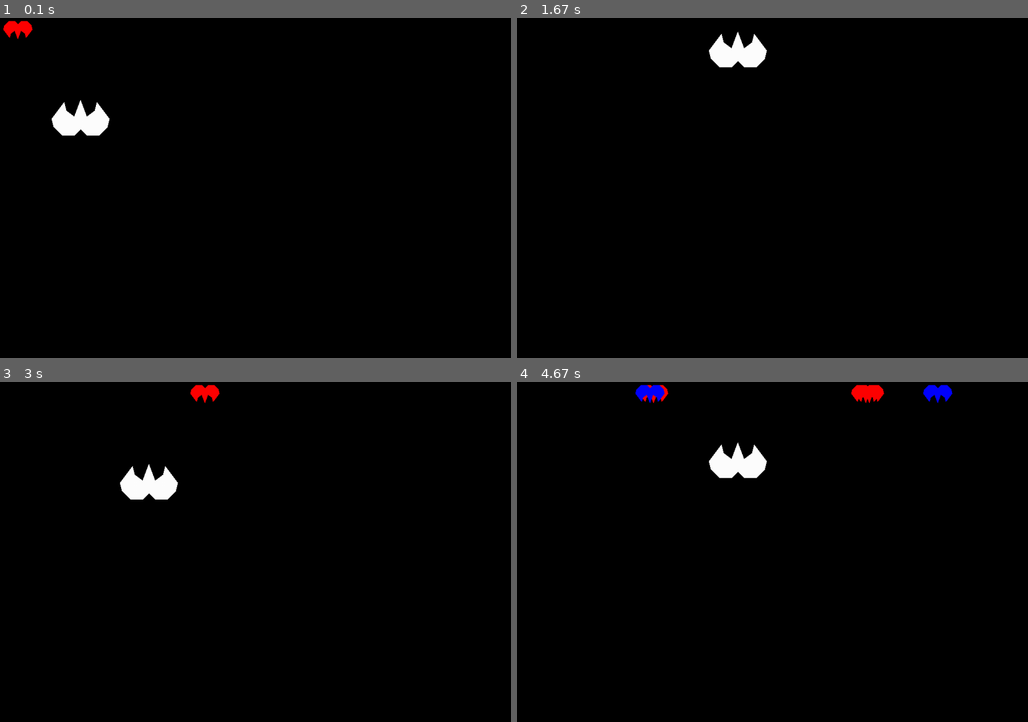
Above: before the commit, frames 1-4 (two rows, left to right).
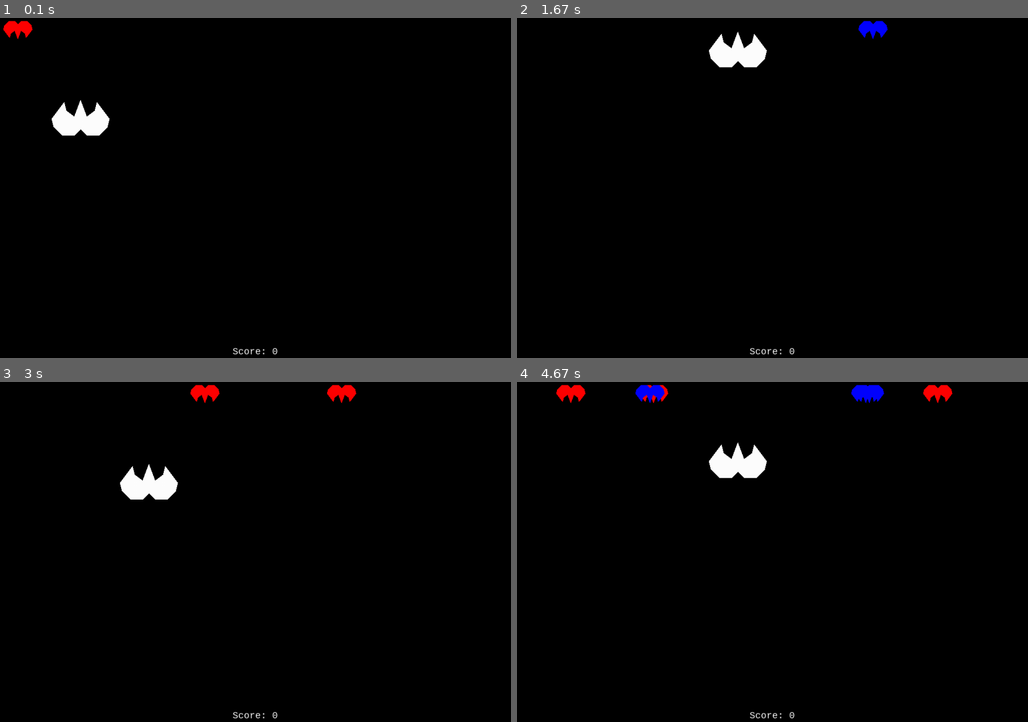
Above: after the commit, the same moments.

Repository: kekVector/TryPygameGame
Game: pygame game, started from main.py
Same seed, same stepped clock (60 frames per second), same inputs: the game is played once before the commit and once after it.
Inputs (mouse positions are in pixels of both pictures, inside the frame that each line leads up to):
- Up to frame 1 (0.1 s): no input
- Up to frame 2 (1.67 s): click (772, 222) at 0.38 s; hold D 0.67-1.13 s; hold W 1.17-1.47 s; hold D from 1.5 s (still down)
- Up to frame 3 (3 s): release D at 1.97 s; hold A 2-2.53 s; hold S 2.57-2.87 s; hold A from 2.9 s (still down)
- Up to frame 4 (4.67 s): release A at 3.3 s; hold W 3.33-3.7 s; hold D 3.73-4.37 s; hold S from 4.4 s (still down)

The runs differ from the first frame. In frame 1, less than 0.1% of the frame differs, in the area x 45-55%, y 96-99%; in frame 2, 0.3%; in frame 3, 0.3%; in frame 4, 0.8%, in the area x 7-86%, y 0-99%.

Commit message:
rebuild def is_shooted()

Diff:
--- a/classes.py
+++ b/classes.py
@@ -1,13 +1,11 @@
 import pygame
-import settings
+from settings import *
 import random
 from func import sides_coord
-frame_size_x = settings.frame_size_x
-frame_size_y = settings.frame_size_y
 
 
 class Plain:
-    def __init__(self, list_coord, game_window, speed=7, swap=False, color=settings.RED):
+    def __init__(self, list_coord, game_window, speed=7, swap=False, color=RED):
         self.coord = []
         self.game_window = game_window
         self.speed = speed
@@ -37,11 +35,11 @@
                 for coord in self.coord:
                     coord[0] -= self.speed
         elif button == 's':
-            if self.coord[self.min_y_index][1] + self.speed < settings.frame_size_y:
+            if self.coord[self.min_y_index][1] + self.speed < frame_size_y:
                 for coord in self.coord:
                     coord[1] += self.speed
         elif button == 'd':
-            if self.coord[self.max_x_index][0] + self.speed < settings.frame_size_x:
+            if self.coord[self.max_x_index][0] + self.speed < frame_size_x:
                 for coord in self.coord:
                     coord[0] += self.speed
 
@@ -84,7 +82,7 @@
     def draw(self):
         for count, elem in enumerate(self.bullet_list):
             pygame.draw.line(self.game_window, self.color_list[count] if self.color_list[count] != 'random' else
-                             random.choice([settings.RED, settings.GREEN, settings.BLUE]), elem,
+                             random.choice([RED, GREEN, BLUE]), elem,
                              [elem[0], (elem[1] + self.direction*(-15))], 3)
             elem[1] -= 15*self.direction
             if elem[1] <= 0:
--- a/func.py
+++ b/func.py
@@ -1,5 +1,8 @@
 import pygame
 from settings import frame_size_x, frame_size_y
+from shapely.geometry import Point
+from shapely.geometry.polygon import Polygon
+
 
 def sides_coord(list_coord):
     max_y = [list_coord[0][1], 0]
@@ -23,17 +26,24 @@
     return max_x[1], min_x[1], max_y[1], min_y[1]
 
 
-def is_shooted(left, right, up, down, bull):
+def is_shooted(plain_coord, bullets):
     index = []
-    if len(bull) != 0:
-        for count, elem in enumerate(bull):
-            if elem[0] <= right and elem[0] >= left:
-                if elem[1] >= up  and elem[1] <= down:
-                    index.append(count)
-                if elem not in index:
-                    if elem[1]+15 >= up and elem[1]+15 <= down:
-                        index.append(count)
+    polygon = Polygon(plain_coord)
+    if len(bullets) != 0:
+        for count, elem in enumerate(bullets):
+            if polygon.contains(Point(elem)) or polygon.contains(Point((elem[0], elem[1]-15))):
+                index.append(count)
     return index
+    # index = []
+    # if len(bull) != 0:
+    #     for count, elem in enumerate(bull):
+    #         if elem[0] <= right and elem[0] >= left:
+    #             if elem[1] >= up  and elem[1] <= down:
+    #                 index.append(count)
+    #             if elem not in index:
+    #                 if elem[1]+15 >= up and elem[1]+15 <= down:
+    #                     index.append(count)
+    # return index
 
 
 def show_score(score, choice, color, font, size, game_window):
@@ -46,6 +56,11 @@
         score_rect.midtop = (frame_size_x / 2, frame_size_y / 1.25)
 
     game_window.blit(score_surface, score_rect)
+
+
+
+
+
 # list_coord = [[160, 80], [148, 112], [132, 100], [128, 84],
 #               [104, 116], [108, 132], [124, 148], [148, 148],
 #               [160, 136], [172, 148], [196, 148], [212, 132],
--- a/main.py
+++ b/main.py
@@ -81,15 +81,13 @@
     if shoot_up:
         shoot_up = False
     for i in range(len(plain_enemy)-1, -1, -1):
-        destroy_plain = is_shooted(plain_enemy[i].left_side_coord(), plain_enemy[i].right_side_coord(),
-                                   plain_enemy[i].up_side_coord(), plain_enemy[i].left_side_coord(),
-                                   plain_bullet.bullet_list)
+        destroy_plain = is_shooted(plain_enemy[i].coord, plain_bullet.bullet_list)
         if len(destroy_plain) != 0:
             pygame.draw.polygon(game_window, BLACK, plain_enemy[i].coord)
-            plain_enemy.pop()
+            plain_enemy.pop(i)
             score += 1
 
-# Move enemy plain
+    # Move enemy plains
     for plains in plain_enemy:
         if plains.right_side_coord() + speed >= frame_size_x:
             plains.re_swap(True)
@@ -101,6 +99,7 @@
         else:
             plains.move('d')
 
+    #Adding new enemy plain
     if pygame.time.get_ticks()%1000 <= clock.get_time() and pygame.time.get_ticks() > 2000:
         plain_enemy.append(Plain(plain_enemy_coord, game_window, plain_speed, random.choice(enemy_plains_color)))
         plain_enemy[len(plain_enemy)-1].resize(0.2)
@@ -112,6 +111,7 @@
         pygame.draw.polygon(game_window, random.choice([RED, BLUE]), plains.coord)
     pygame.draw.polygon(game_window, WHITE, plain.coord)
     plain_bullet.draw()
+    show_score(score, 2, WHITE, 'consolas', 20, game_window)
     pygame.display.update()
-    #show_score(score, 2, WHITE, 'consolas', 20, game_window)
+
     clock.tick(FPS)
